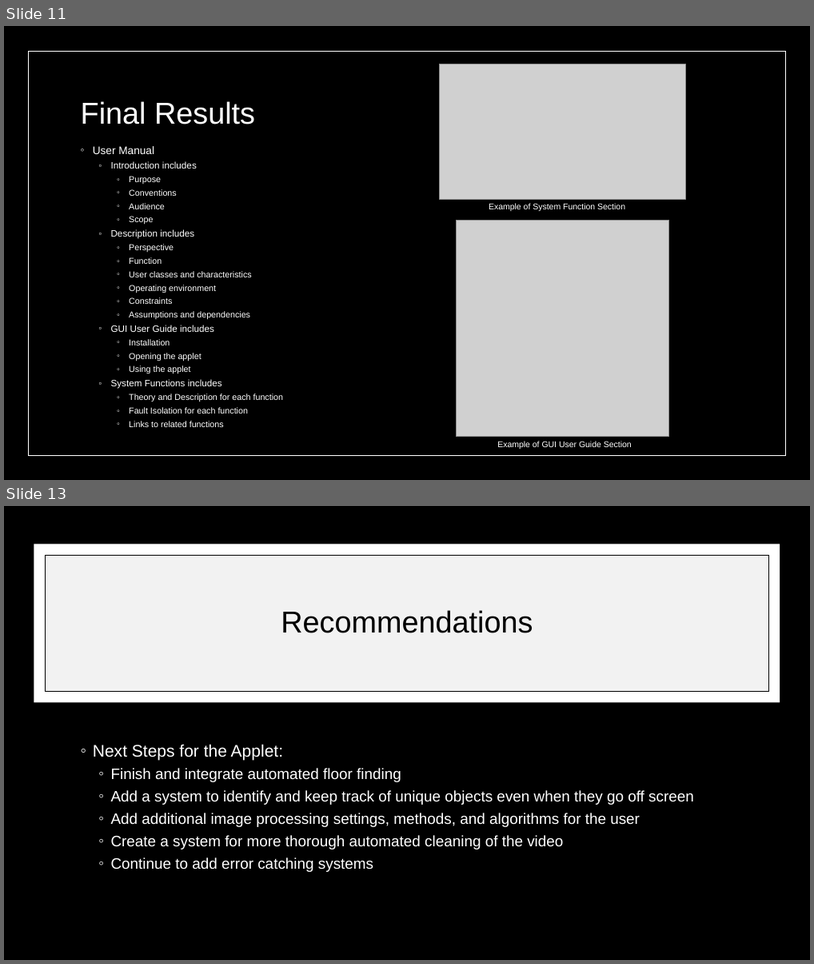
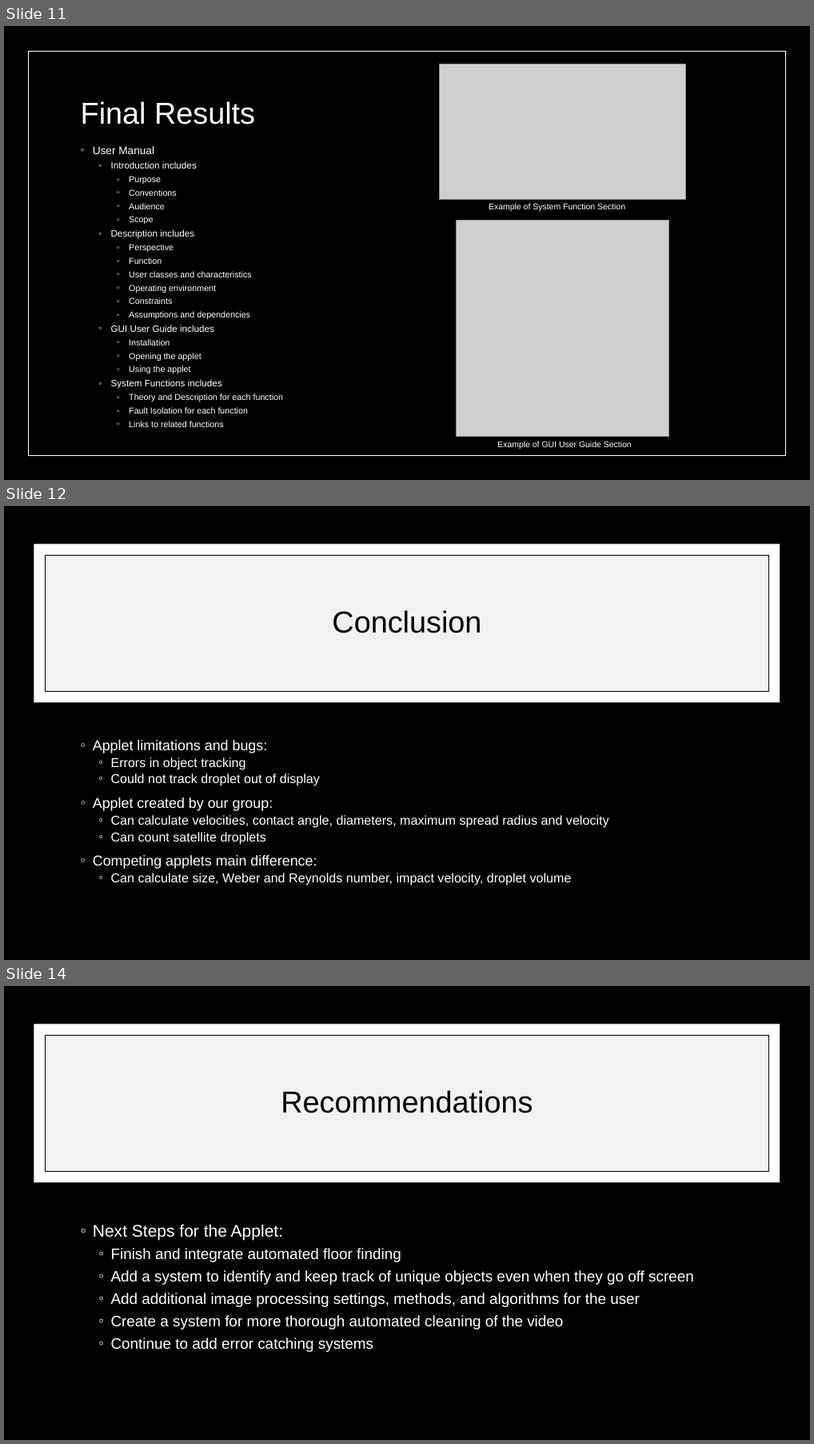
Before and after one commit to IFDL-WSU/Viscous-Droplet-Impact, a slide deck: Final Presentation/MECH417_Team4_FinalPresentation.pptx. Shown one above the other, each under a label of ours: slides 11 and 13 before the commit, slides 11, 12 and 14 after it; the slides between them are not shown. The pictures are 814x964 and 814x1444 pixels, drawn with LibreOffice and Linux fonts; fonts in the diff are those of the drawing; grey boxes stand for pictures; background and template pictures are left out. Boxes give left, top, right and bottom in pixels: in the first picture for what was removed or moved away, otherwise in the second. Text is boxed around its words. In the diff, an @@ line names an element or a change of style, - is before the commit and + after.

Commit message:
Completed Conclusion Slides

```diff
--- a/Final Presentation/MECH417_Team4_FinalPresentation.pptx
+++ b/Final Presentation/MECH417_Team4_FinalPresentation.pptx
@@ slide 12 added at <box>4,506,810,960</box>, background #000000 @@
@@ rectangle added at <box>4,506,810,960</box>, fill #000000 @@
@@ rectangle added at <box>34,544,781,703</box>, fill #FFFFFF @@
@@ rectangle added at <box>45,555,770,692</box>, fill #F2F2F2, outline #000000 0.5 pt @@
@@ title added at <box>332,610,482,633</box>, 36 pt, text #000000 @@
+Conclusion
@@ text added at <box>93,740,610,885</box>, 15.3 pt, text #FFFFFF @@
+◦ Applet limitations and bugs:
+  ◦ Errors in object tracking
+  ◦ Could not track droplet out of display
+◦ Applet created by our group:
+  ◦ Can calculate velocities, contact angle, diameters, maximum spread radius and velocity
+  ◦ Can count satellite droplets
+◦ Competing applets main difference:
+  ◦ Can calculate size, Weber and Reynolds number, impact velocity, droplet volume
@@ what was slide 13 is now slide 14 @@
```
Also in this commit, not shown: 1 slide changed.
